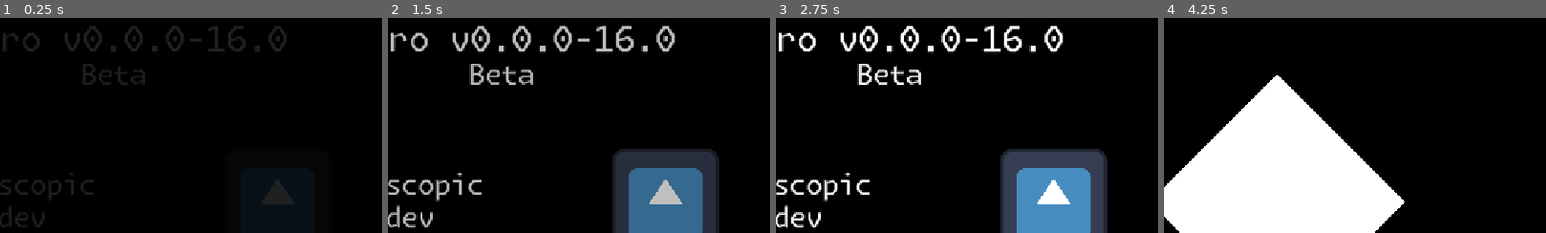
Above: before the commit, frames 1-4 (left to right).
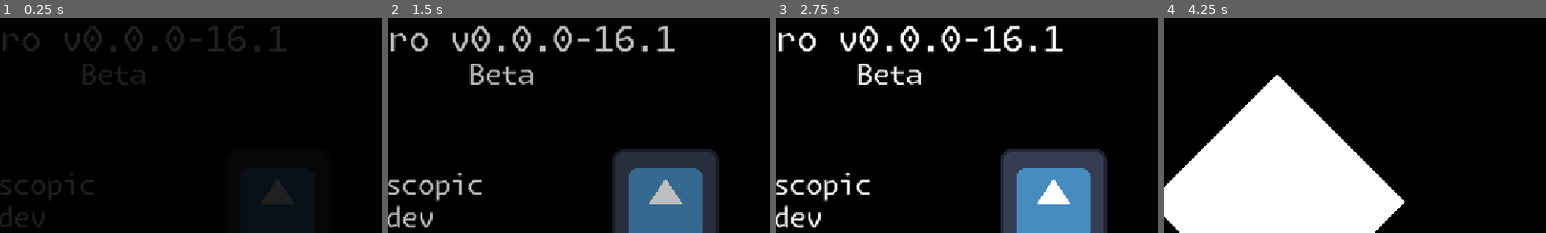
Above: after the commit, the same moments.

Repository: mesoscopic/micro
Game: Godot game, scene res://Main.tscn
The game is run twice, just before and just after one commit, with the same random seed, the same clock (stepped at 60 frames per second) and the same inputs. The engine's default icon, where the game draws it, is replaced by a stand-in: a white triangle on a blue panel in a dark square.
Inputs (mouse positions are % of the whole screen's width and height, from its top left):
- Up to frame 1 (0.25 s): no input
- Up to frame 2 (1.5 s): tap Enter (ui_accept) at 0.5, 0.77 s; move the mouse to (72, 45) at 0.52 s; hold D (move_right) 0.53-1.28 s; tap Mouse wheel down (next_ability) at 0.6 s; click (72, 45) at 0.67 s; move the mouse to (30, 55) at 1.27 s; hold S (move_down) from 1.28 s (still down); tap Mouse wheel up (previous_ability) at 1.35 s
- Up to frame 3 (2.75 s): tap Enter (ui_accept) at 1.52 s; move the mouse to (60, 28) at 2.02 s; release S (move_down) at 2.03 s; press the mouse at (60, 28) at 2.03 s; hold D (move_right) from 2.03 s (still down)
- Up to frame 4 (4.25 s): tap Enter (ui_accept) at 2.75, 3.02, 3.5, 3.77 s; move the mouse to (45, 70) at 2.77 s; release D (move_right) at 2.78 s; release the mouse at (45, 70) at 2.78 s; hold W (move_up) 2.78-3.53 s; right-click (45, 70) at 2.85 s; click (45, 70) at 2.92 s; move the mouse to (80, 65) at 3.52 s; hold A (move_left) from 3.53 s (still down); tap Mouse wheel down (next_ability) at 3.6 s; tap Escape (open_menu) at 4.15 s
The pictures show only the part of the screen within x 35-85%, y 7-57%; the shares and areas given below are measured in that part.

The runs differ from the first frame. In frame 1, 0.2% of the frame differs, in the area x 70-75%, y 4-16%; in frame 2, 0.4%; in frame 3, 0.4%, in the area x 70-76%, y 3-17%; in frame 4, nothing differs.

Commit message:
added death

Diff:
--- a/godot/project.godot
+++ b/godot/project.godot
@@ -11,7 +11,7 @@
 [application]
 
 config/name="Micro"
-config/version="v0.0.0-16.0"
+config/version="v0.0.0-16.1"
 run/main_scene="res://Main.tscn"
 config/features=PackedStringArray("4.4", "GL Compatibility")
 boot_splash/bg_color=Color(0, 0, 0, 1)
--- a/godot/scenes/characters/Player.tscn
+++ b/godot/scenes/characters/Player.tscn
@@ -7,8 +7,9 @@
 [ext_resource type="PackedScene" uid="uid://0hra43oryyg4" path="res://scenes/abilities/Dash.tscn" id="5_wr4u2"]
 [ext_resource type="Shader" uid="uid://bm0iowttrwa5h" path="res://shaders/funds_sparkle.gdshader" id="6_m6phi"]
 [ext_resource type="Shader" uid="uid://r67815wpvbai" path="res://shaders/funds.gdshader" id="6_rpfb3"]
-
-[sub_resource type="ShaderMaterial" id="ShaderMaterial_m6phi"]
+[ext_resource type="Shader" uid="uid://cjhdxgx78hiya" path="res://shaders/dash_ghost.gdshader" id="8_m6phi"]
+
+[sub_resource type="ShaderMaterial" id="ShaderMaterial_7lms1"]
 resource_local_to_scene = true
 shader = ExtResource("4_0t1y4")
 shader_parameter/health = 1.0
@@ -312,6 +313,52 @@
 width = 8
 height = 8
 
+[sub_resource type="ShaderMaterial" id="ShaderMaterial_ufbvs"]
+shader = ExtResource("8_m6phi")
+
+[sub_resource type="Curve" id="Curve_mqro2"]
+_data = [Vector2(0, 1), 0.0, -3.0817, 0, 0, Vector2(1, 0), 0.0, 0.0, 0, 0]
+point_count = 2
+
+[sub_resource type="CurveTexture" id="CurveTexture_0q6kc"]
+curve = SubResource("Curve_mqro2")
+
+[sub_resource type="Curve" id="Curve_bpxo2"]
+_data = [Vector2(0, 0.125), 0.0, 5.66621, 0, 0, Vector2(0.42, 1), 0.0, 0.0, 0, 0]
+point_count = 2
+
+[sub_resource type="CurveTexture" id="CurveTexture_16csq"]
+curve = SubResource("Curve_bpxo2")
+
+[sub_resource type="ParticleProcessMaterial" id="ParticleProcessMaterial_bb7xv"]
+particle_flag_disable_z = true
+gravity = Vector3(0, 0, 0)
+scale_min = 160.0
+scale_max = 160.0
+scale_curve = SubResource("CurveTexture_16csq")
+alpha_curve = SubResource("CurveTexture_0q6kc")
+
+[sub_resource type="Curve" id="Curve_oihyf"]
+_data = [Vector2(0, 1), 0.0, 0.0, 0, 0, Vector2(1, 0), -3.28466, 0.0, 0, 0]
+point_count = 2
+
+[sub_resource type="CurveTexture" id="CurveTexture_7lms1"]
+curve = SubResource("Curve_oihyf")
+
+[sub_resource type="ParticleProcessMaterial" id="ParticleProcessMaterial_ufbvs"]
+particle_flag_disable_z = true
+angle_min = 45.0
+angle_max = 45.0
+spread = 180.0
+initial_velocity_min = 300.0
+initial_velocity_max = 500.0
+gravity = Vector3(0, 0, 0)
+damping_min = 300.0
+damping_max = 500.0
+scale_min = 2.0
+scale_max = 8.0
+alpha_curve = SubResource("CurveTexture_7lms1")
+
 [node name="Player" type="CharacterBody2D"]
 collision_layer = 16
 collision_mask = 5
@@ -402,4 +449,19 @@
 theme_override_font_sizes/font_size = 9
 text = "0"
 
+[node name="Ring" type="GPUParticles2D" parent="."]
+process_mode = 3
+material = SubResource("ShaderMaterial_ufbvs")
+emitting = false
+amount = 1
+lifetime = 4.0
+one_shot = true
+process_material = SubResource("ParticleProcessMaterial_bb7xv")
+
+[node name="DeathParticles" type="GPUParticles2D" parent="."]
+process_mode = 3
+emitting = false
+amount = 256
+process_material = SubResource("ParticleProcessMaterial_ufbvs")
+
 [connection signal="timeout" from="UltraDuration" to="." method="_end_ultra"]
--- a/godot/scripts/characters/cache.gd
+++ b/godot/scripts/characters/cache.gd
@@ -15,9 +15,9 @@
 	$CollisionShape2D.set_deferred("disabled", true)
 	$Animations.play("open")
 	var weights = RollWeights.new()
-	weights.add_item("funds", 20)
-	if Micro.player.hp < Micro.player.max_hp: weights.add_item("heal", 12)
-	if global_position.length_squared() > 900: weights.add_item("surprise", 3)
+	weights.add_item("funds", 10)
+	if Micro.player.hp < Micro.player.max_hp: weights.add_item("heal", 6)
+	if global_position.length_squared() > 500000: weights.add_item("surprise", 1)
 	do_reward(Micro.roll(weights))
 	await Micro.wait(1.5)
 	$Animations.play("burn")
--- a/godot/scripts/characters/player.gd
+++ b/godot/scripts/characters/player.gd
@@ -109,8 +109,17 @@
 	$HurtEffect.restart()
 
 func _die():
-	# todo
-	pass
+	create_tween().tween_property(Engine, "time_scale", 0.1, .8)
+	await Micro.wait(1., true)
+	get_tree().paused = true
+	Engine.time_scale = 1.
+	await Micro.wait(0.5, true)
+	$DeathParticles.emitting = true
+	$Character.hide()
+	$Ring.emitting = true
+	await Micro.wait(1., true)
+	await Micro.screen_wipe_out()
+	get_tree().current_scene._on_death()
 
 func _input(event: InputEvent) -> void:
 	if !movement_disabled and trading and event.is_action_pressed("ui_accept"):
--- a/godot/scripts/game.gd
+++ b/godot/scripts/game.gd
@@ -11,12 +11,12 @@
 	if taxicab_distance < 30:
 		print("failed distance!")
 		return # Make sure the player is far enough from spawn
-	elif taxicab_distance < 60 and randi_range(1,3) != 1:
-		print("failed chance! (1 in 3)")
-		return # 1 in 3 chance to spawn if <60 tiles from spawn
-	elif taxicab_distance < 150 and randi_range(1,2) != 1:
+	elif taxicab_distance < 80 and randi_range(1,2) != 1:
 		print("failed chance! (1 in 2)")
-		return # 1 in 2 chance to spawn if >60 and <150 tiles from spawn
+		return # 1 in 2 chance to spawn if <80 tiles from spawn
+	elif taxicab_distance < 160 and randi_range(1,3) == 1:
+		print("failed chance! (2 in 3)")
+		return # 2 in 3 chance to spawn if >80 and <160 tiles from spawn
 	# Otherwise, spawn is guaranteed
 	var enemies: RollWeights = RollWeights.new()
 	enemies.add_item(preload("res://scenes/characters/enemies/BasicShooter.tscn"), 1)
--- a/godot/scripts/main.gd
+++ b/godot/scripts/main.gd
@@ -36,6 +36,16 @@
 	await Micro.screen_wipe_in()
 	in_game = true
 
+func _on_death():
+	$Game.remove_child(Micro.world)
+	Micro.world = null
+	get_tree().paused = false
+	await Micro.screen_wipe_in()
+	# death screen, stats, etc.
+	var run_menu = START_MENU.instantiate()
+	$UI.add_child(run_menu)
+	run_menu.play.connect(_on_start_run)
+
 func _input(_event):
 	if Input.is_action_just_pressed("open_menu") and in_game and not get_tree().paused:
 		var pause_menu = PAUSE_MENU.instantiate()
--- a/godot/scripts/micro.gd
+++ b/godot/scripts/micro.gd
@@ -39,8 +39,8 @@
 	if modal: menu.be_modal()
 	await menu.done
 
-func wait(time: float, override_pause: bool = false):
-	await get_tree().create_timer(time, override_pause).timeout
+func wait(time: float, override_time: bool = false):
+	await get_tree().create_timer(time, override_time, false, override_time).timeout
 
 func worldgen_status(status: String) -> void:
 	get_tree().current_scene.get_node("ScreenWipe/StatusMessage").text = status
Not shown: 2 places in godot/scenes/characters/Player.tscn that only renumber resources
Not shown: 2 places in godot/scenes/characters/tiles/Cache.tscn that only renumber resources
Not shown: 2 places in godot/scenes/fx/EnemyDeathAnimation.tscn that only renumber resources
Not shown, changed: build/linux/micro.zip
Not shown, changed: build/windows/micro.zip
